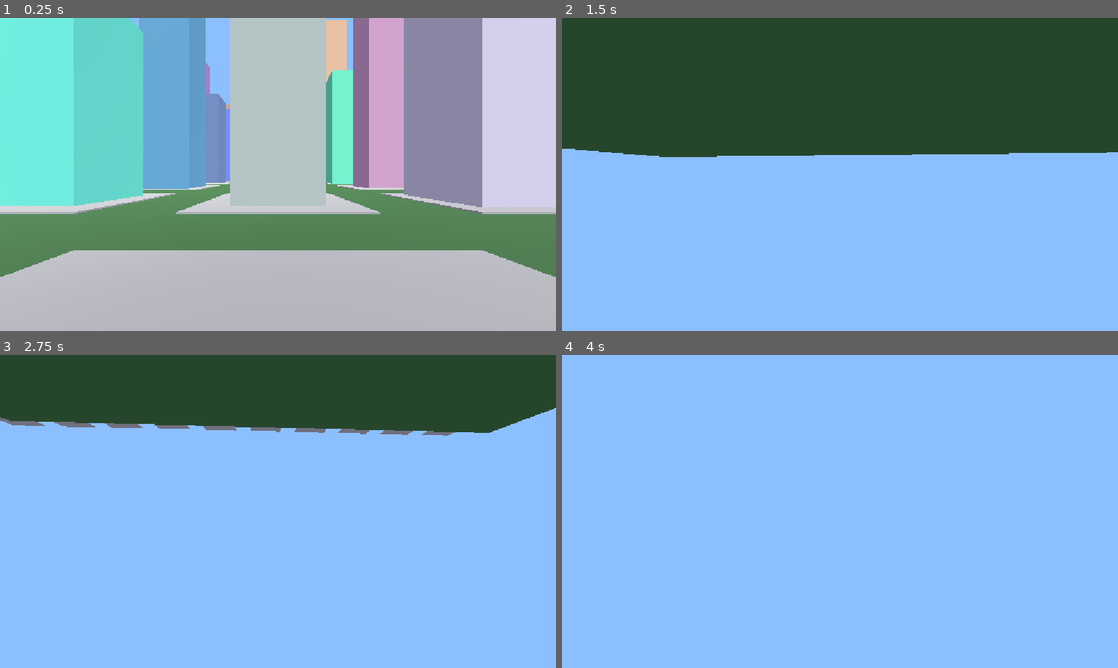
Above: before the commit, frames 1-4 (two rows, left to right).
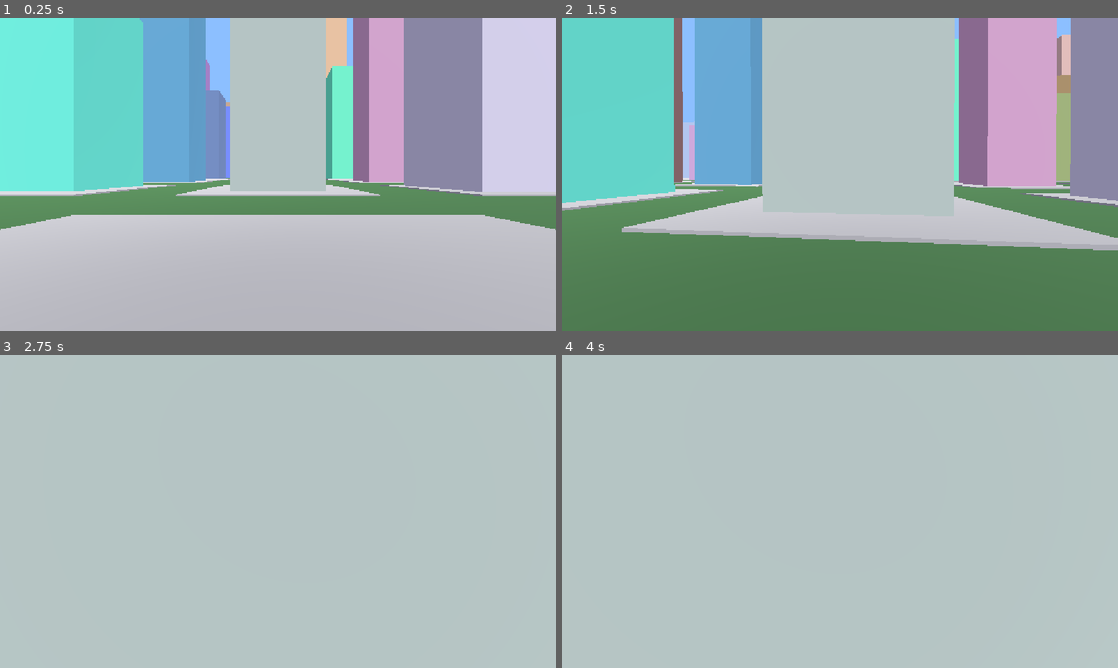
Above: after the commit, the same moments.

Repository: SiddharthMalhotraSinghamitisForLife/singhamitis-datapolis
Game: Godot game, scene res://main.tscn
The game is run twice, just before and just after one commit, with the same random seed, the same clock (stepped at 60 frames per second) and the same inputs. The project has no main scene, so this scene is started directly.
Inputs (mouse positions are in pixels of both pictures, inside the frame that each line leads up to):
- Up to frame 1 (0.25 s): no input
- Up to frame 2 (1.5 s): tap Enter at 0.5 s; move the mouse to (867, 174) at 0.52 s; hold W from 0.53 s (still down); tap F at 0.6 s; tap Space at 0.77 s; move the mouse to (812, 174) at 1.27 s; tap Shift at 1.35 s
- Up to frame 3 (2.75 s): keep holding W; tap Space at 1.52 s; move the mouse to (289, 505) at 2.02 s; tap F at 2.1 s
- Up to frame 4 (4 s): keep holding W; move the mouse to (834, 517) at 2.77 s; tap Shift at 2.85 s; tap Space at 3.02, 3.77 s; move the mouse to (878, 514) at 3.52 s; tap F at 3.6 s

The runs differ from the first frame. In frame 1, 19% of the frame differs, in the area x 0-100%, y 0-83%; in frame 2, 100%, in the area x 0-100%, y 0-100%; in frame 3, 100%; in frame 4, 100%.

Commit message:
Add working first person movement

Diff:
--- a/city_generator.gd
+++ b/city_generator.gd
@@ -23,6 +23,16 @@
 	instance.mesh = mesh
 	instance.position = pos
 	add_child(instance)
+
+	var body = StaticBody3D.new()
+	body.position = pos
+	add_child(body)
+
+	var collision = CollisionShape3D.new()
+	var shape = BoxShape3D.new()
+	shape.size = size
+	collision.shape = shape
+	body.add_child(collision)
 
 func generate_city():
 	var total = CITY_SIZE * BLOCK_SIZE
